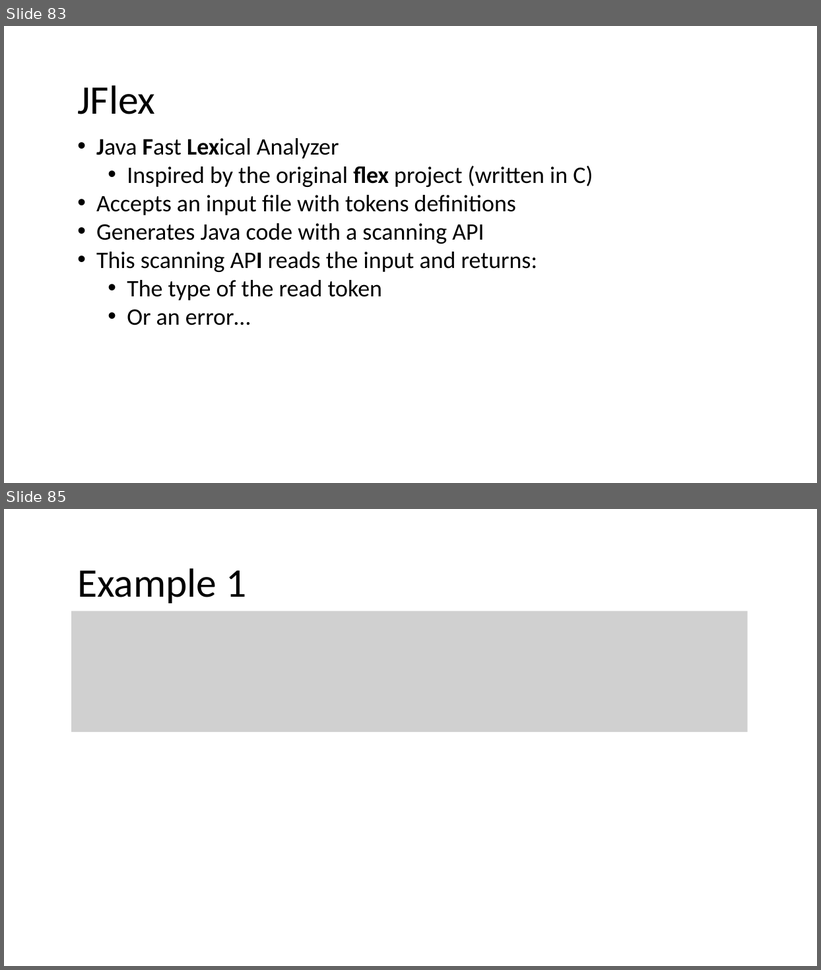
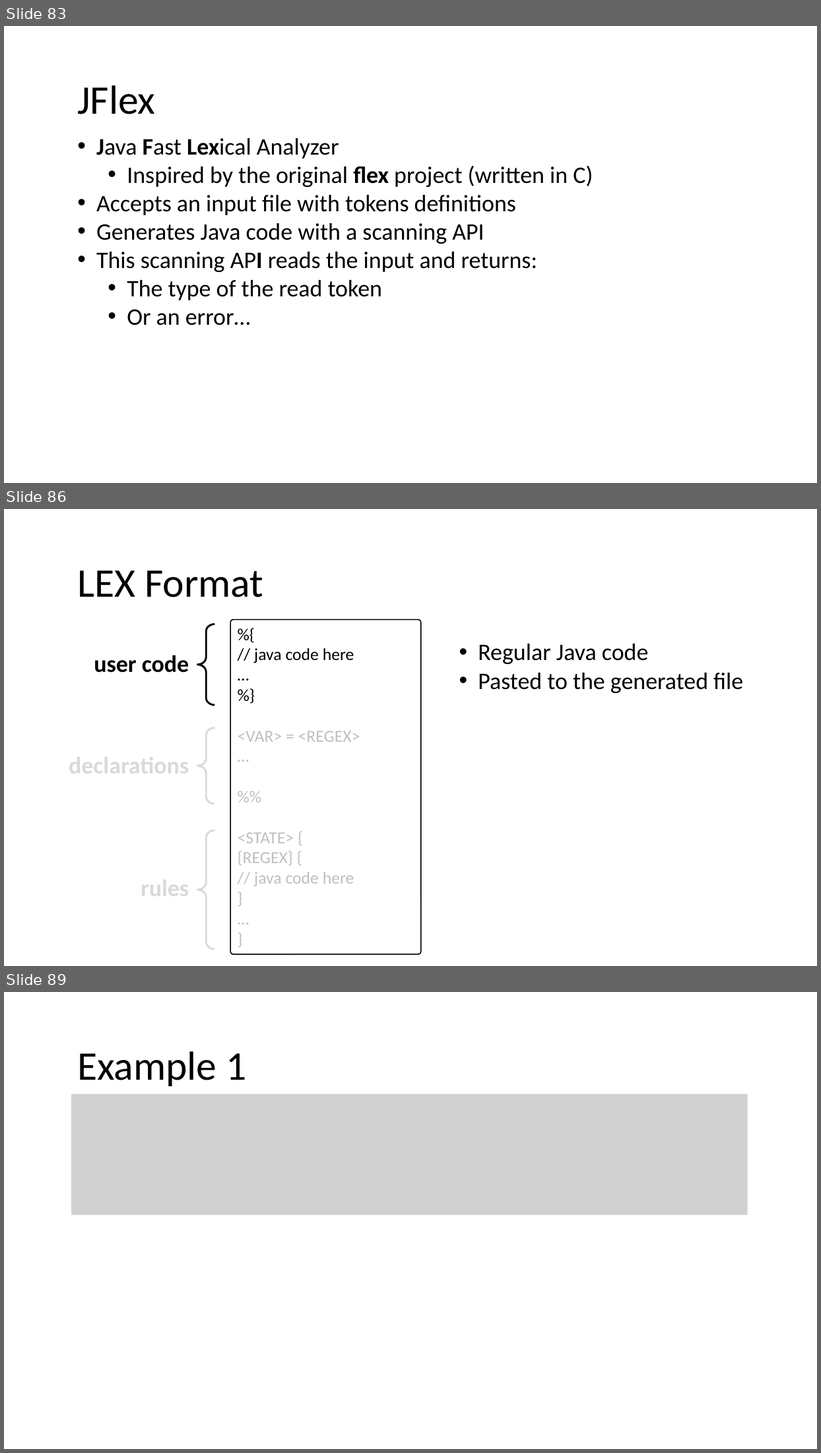
Before and after one commit to nivshani/compilation, a slide deck: slides/lexical_analysis.pptx. Shown one above the other, each under a label of ours: slides 83 and 85 before the commit, slides 83, 86 and 89 after it; the slides between them are not shown. The pictures are 821x970 and 821x1453 pixels, drawn with LibreOffice and Linux fonts; fonts in the diff are those of the drawing; grey boxes stand for pictures. Boxes give left, top, right and bottom in pixels: in the first picture for what was removed or moved away, otherwise in the second. Text is boxed around its words. In the diff, an @@ line names an element or a change of style, - is before the commit and + after.

```diff
--- a/slides/lexical_analysis.pptx
+++ b/slides/lexical_analysis.pptx
@@ slide 86 added at box(4, 509, 817, 966), background #FFFFFF @@
@@ text added at box(77, 570, 263, 597), 48 pt, text #000000 @@
+LEX Format
@@ right brace added at box(197, 625, 215, 706), outline #000000 2.25 pt @@
@@ rounded rectangle added at box(230, 619, 420, 955), fill #FFFFFF at 44% opacity, outline #000000 1.25 pt, 20 pt, text #BFBFBF @@
+%{
+// java code here
+…
+%}
+<VAR> = <REGEX>
+…
+%%
+<STATE> {
+{REGEX} {
+// java code here
+}
+…
+}
@@ text added at box(478, 644, 743, 693), 28 pt, text #000000 @@
+• Regular Java code
+• Pasted to the generated file
@@ text added at box(94, 655, 189, 673), 28 pt, text #000000, bold @@
+user code
@@ right brace added at box(197, 728, 215, 804), outline #D9D9D9 2.25 pt @@
@@ rectangle added at box(59, 747, 195, 782), outline #FFFFFF 0.75 pt, 28 pt, text #D9D9D9, bold @@
+declarations
@@ right brace added at box(197, 830, 215, 949), outline #D9D9D9 2.25 pt @@
@@ rectangle added at box(121, 870, 195, 905), outline #FFFFFF 0.75 pt, 28 pt, text #D9D9D9, bold @@
+rules
@@ what was slide 85 is now slide 89 @@
```
Also in this commit, not shown: 11 slides changed, 3 other slides added, 1 other file.
